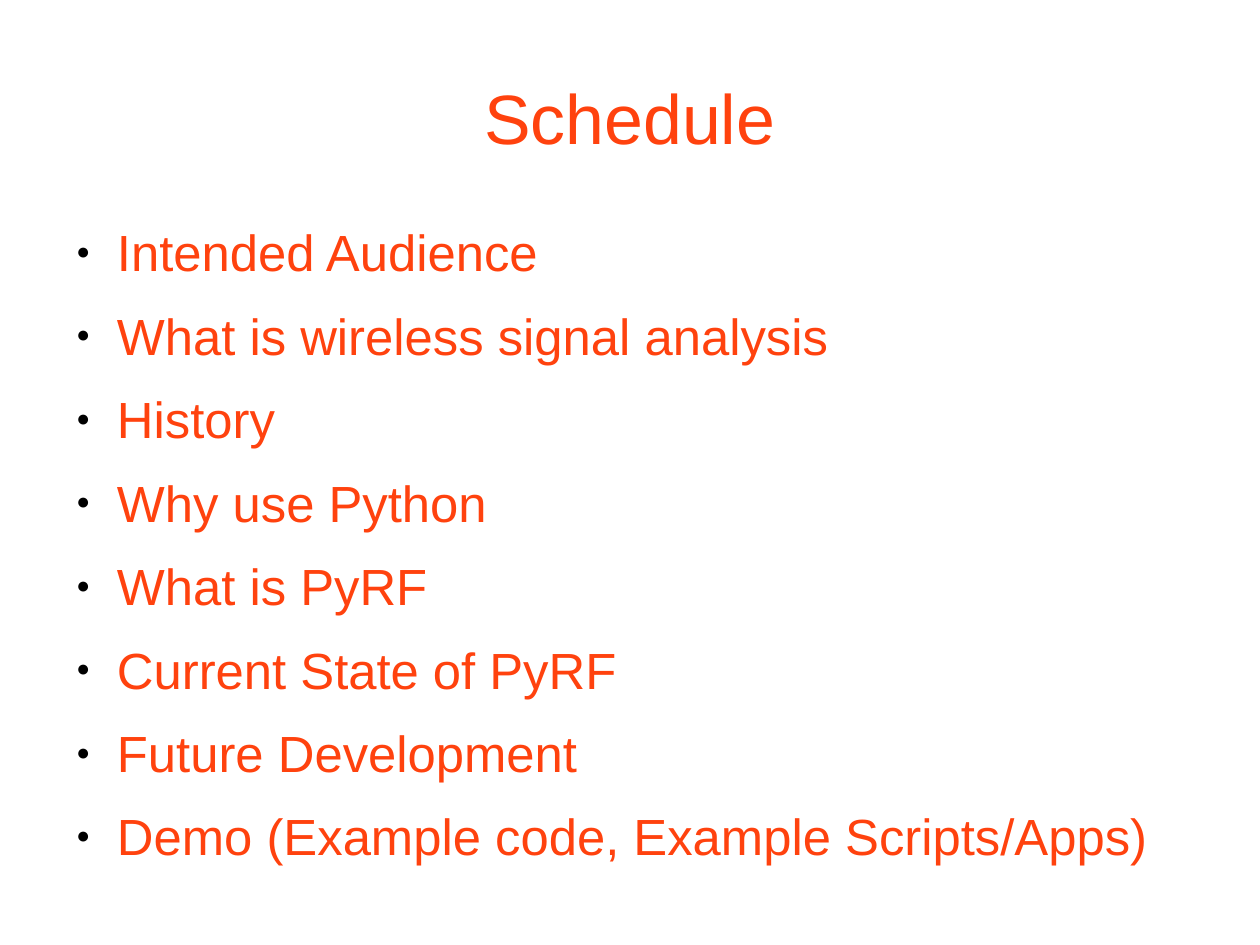
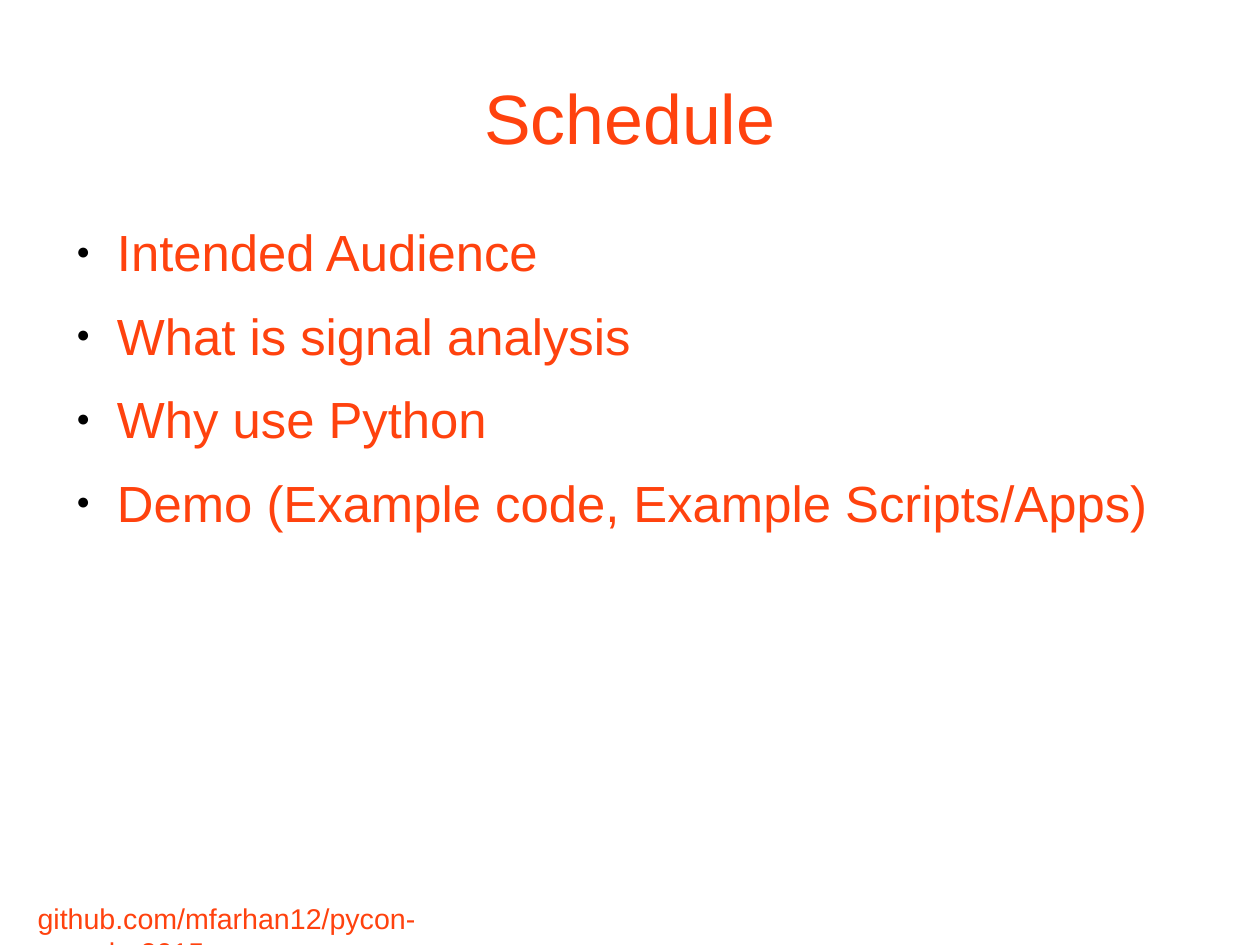
Before and after one commit to mfarhan12/pycon-canada-2015, a slide deck: slide 3 of Pycon2105.odp. Drawn at 1260x945 pixels with LibreOffice and Linux fonts; fonts in the diff are those of the drawing; background and template pictures are left out. Boxes give left, top, right and bottom in pixels: in the first picture for what was removed or moved away, otherwise in the second. Text is boxed around its words. In the diff, an @@ line names an element or a change of style, - is before the commit and + after.

```diff
--- a/Pycon2105.odp
+++ b/Pycon2105.odp
@@ text at (117, 318, 630, 365): text changed @@
-● What is wireless signal analysis
-● History
+● What is signal analysis
@@ text at (117, 568, 616, 783): paragraphs removed @@
-● What is PyRF
-● Current State of PyRF
-● Future Development
@@ text added at (38, 908, 416, 934), 18 pt, text #FF420E @@
+github.com/mfarhan12/pycon-canada-2015
```
Also in this commit, not shown: 21 other slides changed.
